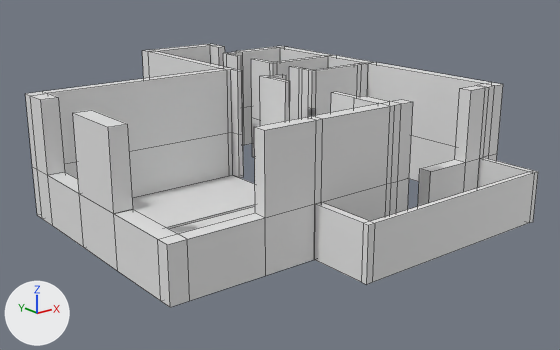
One commit to the Blender file mykvartira.blend: the scene before it, then after it.
One viewpoint serves both versions: a camera (50 mm lens) standing at (-63.7, -69.0, 23.5) and looking at (-14.8, -7.9, -0.9). Arrows for +X, +Y and +Z are at lower left; the lights stay in place. Mesh edges are drawn as thin lines.

Script lines for the objects in view, before the commit:
```python
me_plane = bpy.data.meshes.new('Plane')
me_plane.from_pydata(...)  # 421 vertices, 385 faces, 1 loose edge; spans x -109.7..-49.6, y -10.7..65.5, z -1.3..17.5
ob_plane = bpy.data.objects.new('Plane', me_plane)
ob_plane.location = (34.42, -22.04, -2.48)
ob_plane.scale = (0.652, 0.652, 0.652)
```
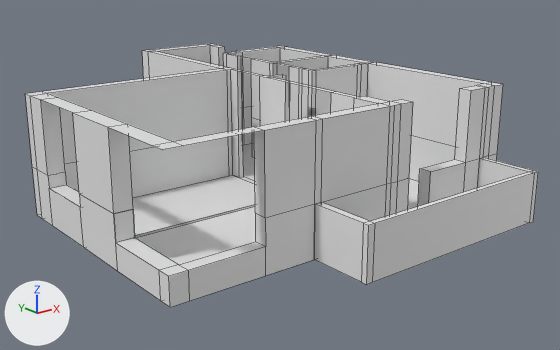
Commit message: вроде как модель готова

Location of each change, [x1, y1, x2, y2] in pixels of the pictures (560 x 350 px):
part 1 of me_plane, built on: before [37, 98, 315, 307]; after [37, 56, 419, 307]

Edits to the bpy script that builds the scene:
```text
Change me_plane:
    used by ob_plane; location = (34.42, -22.04, -2.48); scale = (0.652, 0.652, 0.652)
    remove me_plane.from_pydata(...)  # 421 vertices, 385 faces, 1 loose edge; spans x -109.7..-49.6, y -10.7..65.5, z -1.3..17.5
    add me_plane.from_pydata(...)  # 454 vertices, 409 faces, 1 loose edge; spans x -109.7..-49.6, y -10.7..65.5, z -1.3..17.5
    me_plane part 1
    5 vertices are removed from x -109.7..-107.1, y -0.9..1.2, z -1.3..6.5
    33 faces are deleted
    1 loose edge is deleted
    27 vertices are added at x -109.7..-64.0, y -0.9..36.1, z -1.3..17.5
    11 new vertices lie (0.0, 0.0, 3.9) away from vertices in x -109.7..-95.8, y -0.9..32.3, z -1.3
    1 loose edge is added
    57 new faces join them
```
